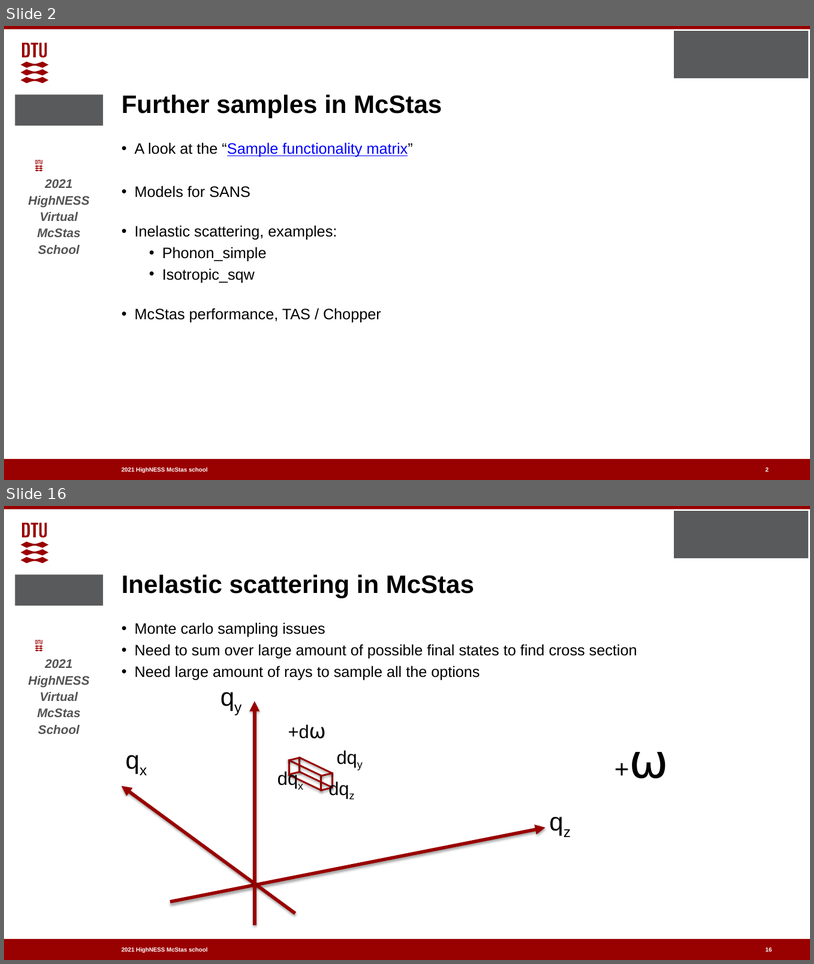
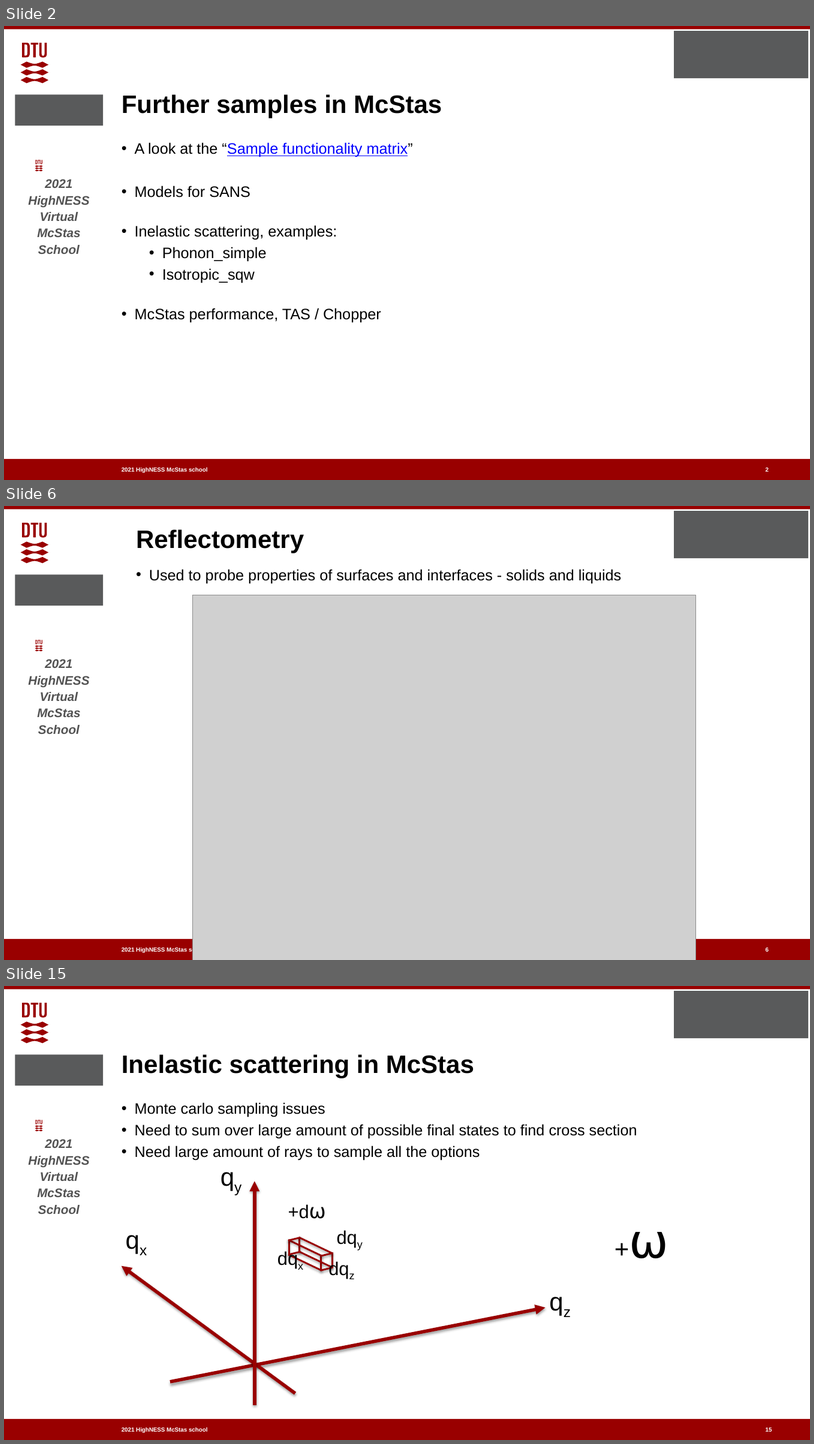
Before and after one commit to McStasMcXtrace/Schools, a slide deck: ESS_May_2021/Thursday_May_6th/2_Samples_II/More_samples.pptx. Shown one above the other, each under a label of ours: slides 2 and 16 before the commit, slides 2, 6 and 15 after it; the slides between them are not shown. The pictures are 814x964 and 814x1444 pixels, drawn with LibreOffice and Linux fonts; fonts in the diff are those of the drawing; grey boxes stand for pictures; background and template pictures are left out. Boxes give left, top, right and bottom in pixels: in the first picture for what was removed or moved away, otherwise in the second. Text is boxed around its words. In the diff, an @@ line names an element or a change of style, - is before the commit and + after.

```diff
--- a/ESS_May_2021/Thursday_May_6th/2_Samples_II/More_samples.pptx
+++ b/ESS_May_2021/Thursday_May_6th/2_Samples_II/More_samples.pptx
@@ slide 6 added at (x1=4, y1=506, x2=810, y2=960), background #FFFFFF; not listed: 8 template elements that a slide beside it also shows @@
@@ title added at (x1=136, y1=529, x2=304, y2=553), 30 pt, text #000000, bold @@
+Reflectometry
@@ text added at (x1=149, y1=569, x2=621, y2=583), 18 pt, text #000000 @@
+• Used to probe properties of surfaces and interfaces - solids and liquids
@@ picture added at (x1=193, y1=595, x2=696, y2=960) @@
@@ page number added at (x1=766, y1=948, x2=769, y2=954), 7 pt, text #FFFFFF, bold @@
+6
@@ what was slide 16 is now slide 15 @@
```
Also in this commit, not shown: 8 slides changed, 5 other slides added, 7 slides removed, 2 other files.
